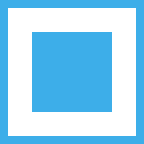
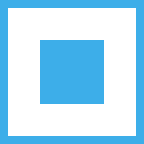
Before/after of a 144px x 144px layered artwork. What changed in the layer stack:
painted on "Hintergrund" over [32,32,112,112]
